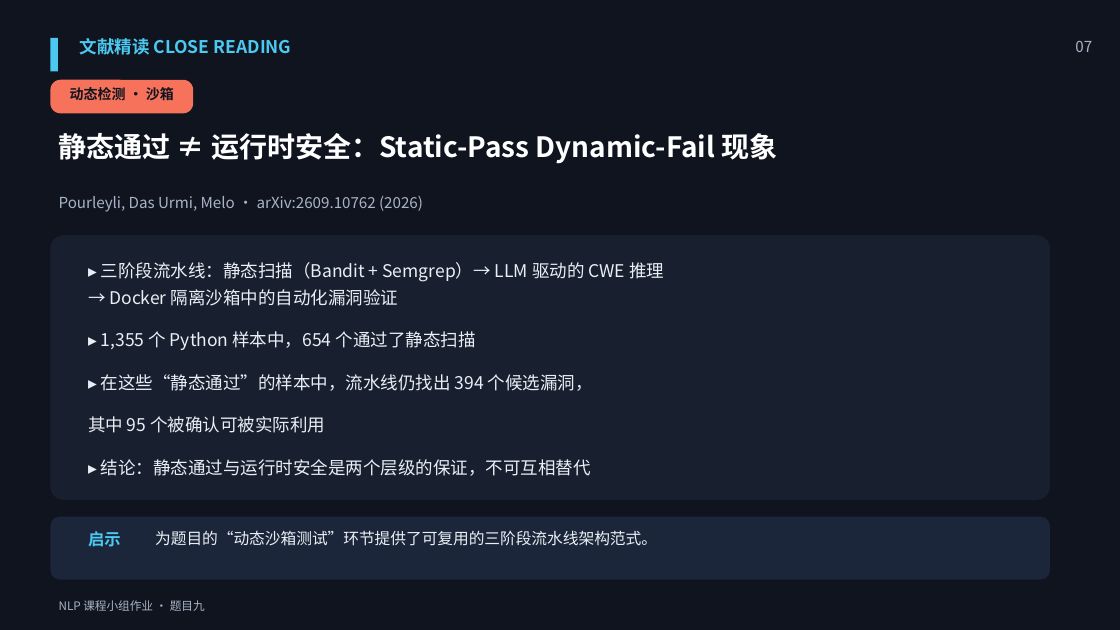
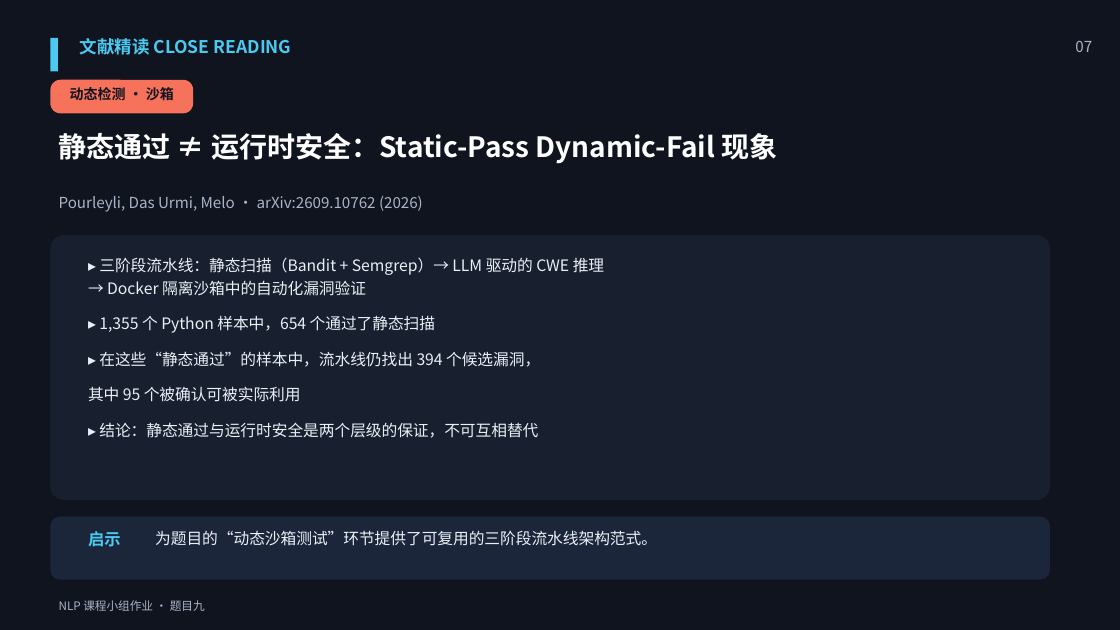
Before and after one commit to Nictheboy/college-nlp-lab, a slide deck: slide 8 of slides/topic9_literature_review.pptx. Drawn at 1120x630 pixels with LibreOffice and Linux fonts; fonts in the diff are those of the drawing. Boxes give left, top, right and bottom in pixels: in the first picture for what was removed or moved away, otherwise in the second. Text is boxed around its words. In the diff, an @@ line names an element or a change of style, - is before the commit and + after.

```diff
--- a/slides/topic9_literature_review.pptx
+++ b/slides/topic9_literature_review.pptx
@@ text "▸ 三阶段流水线：静态扫描（Bandit + Semgrep）→ LLM ..." at [88, 257, 604, 438]: size 15 to 13.5 pt; line spacing 1.25 to 1.2; less space between paragraphs @@
```
Also in this commit, not shown: 10 other slides changed, 20 other files.
